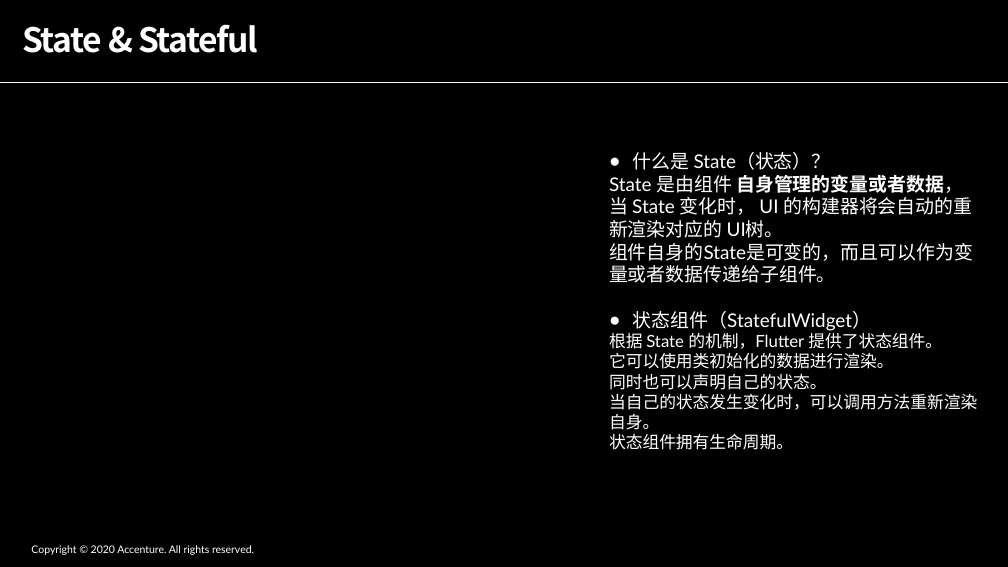
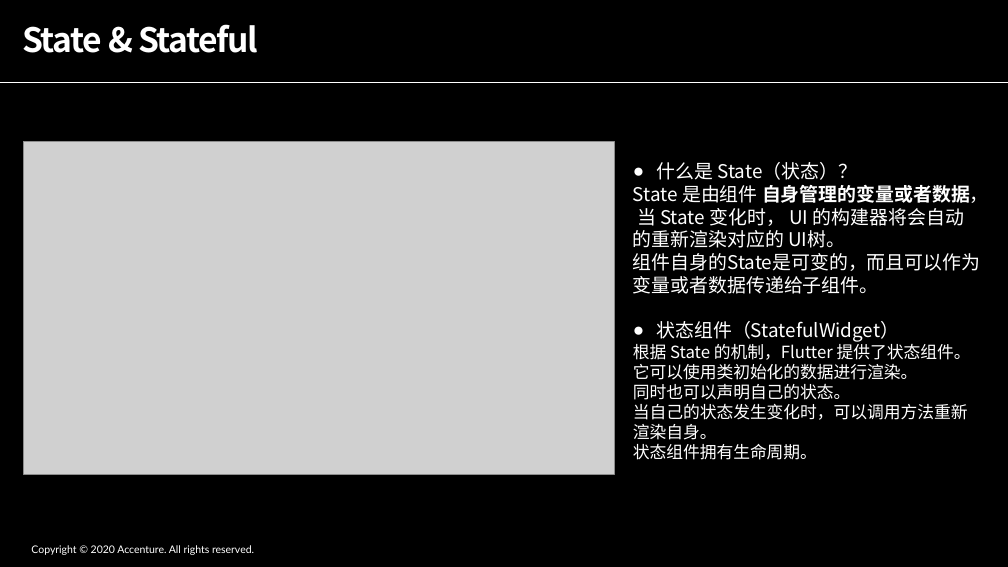
Before and after one commit to ShadowTricker/flutter_common, a slide deck: slide 7 of flutter_common.pptx. Drawn at 1008x567 pixels with LibreOffice and Linux fonts; fonts in the diff are those of the drawing; grey boxes stand for pictures. Boxes give left, top, right and bottom in pixels: in the first picture for what was removed or moved away, otherwise in the second. Text is boxed around its words. In the diff, an @@ line names an element or a change of style, - is before the commit and + after.

```diff
--- a/flutter_common.pptx
+++ b/flutter_common.pptx
@@ text "什么是 State（状态）？": place and size @@
-text "什么是 State（状态）？" at box(609, 152, 977, 450)
+text "什么是 State（状态）？" at box(633, 162, 989, 460)
@@ text "什么是 State（状态）？" at box(633, 162, 989, 460): font Lato to Noto Sans CJK SC @@
@@ picture added at box(23, 142, 615, 475) @@
```
Also in this commit, not shown: 8 other slides changed, 7 other files.
